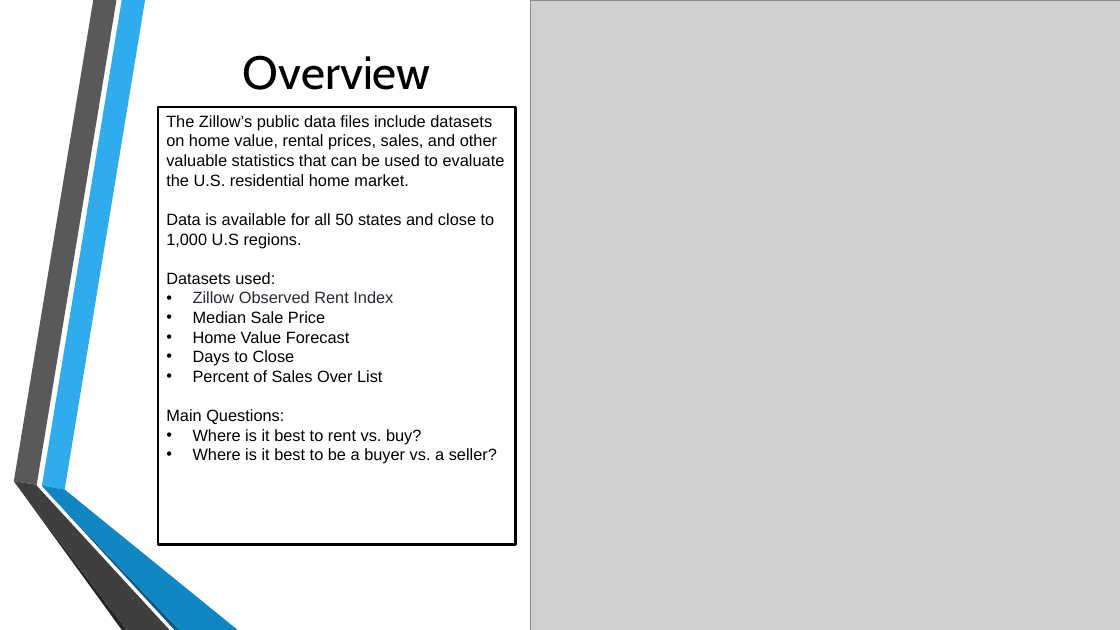
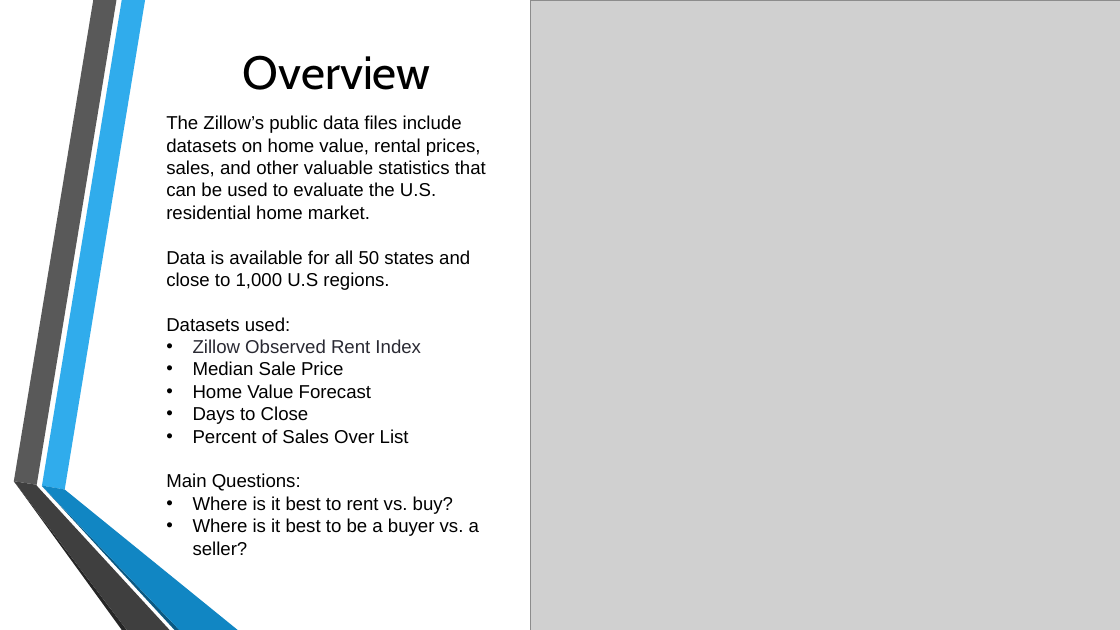
Before and after one commit to josephlomas/Project1_GroupRepo, a slide deck: slide 2 of Real Estate EDA.pptx. Drawn at 1120x630 pixels with LibreOffice and Linux fonts; fonts in the diff are those of the drawing; grey boxes stand for pictures. Boxes give left, top, right and bottom in pixels: in the first picture for what was removed or moved away, otherwise in the second. Text is boxed around its words. In the diff, an @@ line names an element or a change of style, - is before the commit and + after.

```diff
--- a/Real Estate EDA.pptx
+++ b/Real Estate EDA.pptx
@@ rectangle "The Zillow’s public data files ..." at <box>158,107,515,544</box>: size 14 to 16 pt; outline #000000 2 pt to #FFFFFF 2 pt @@
```
Also in this commit, not shown: 11 other slides changed, 1 other file.
